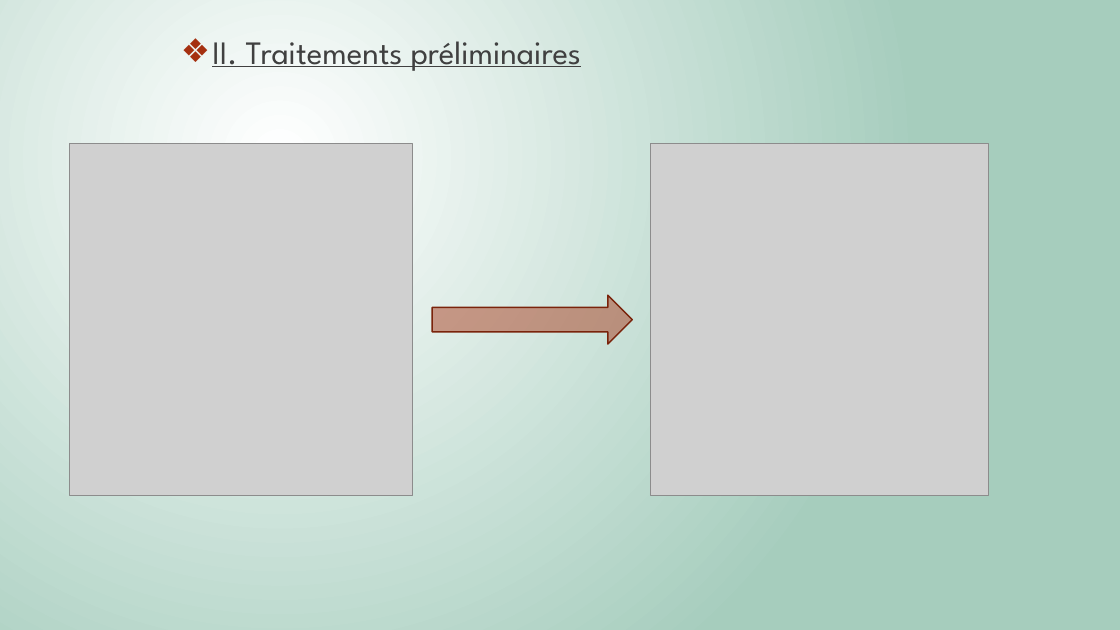
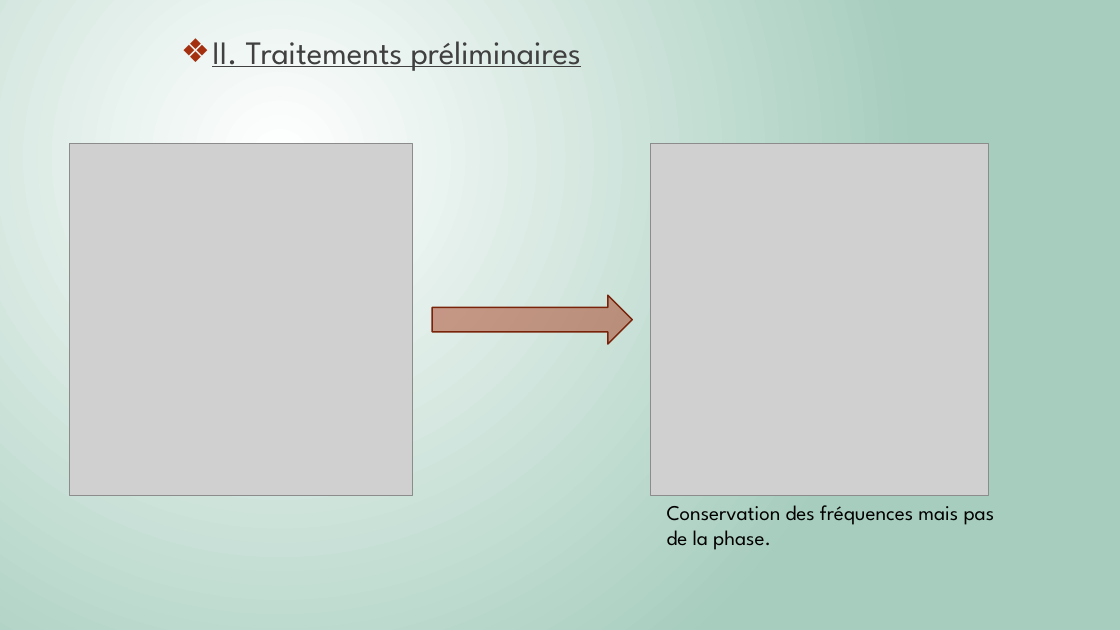
Before and after one commit to Killian-Herveau/PIMS, a slide deck: slide 7 of Pres_Avril/PresentationPIMSAvril.pptx. Drawn at 1120x630 pixels with LibreOffice and Linux fonts; fonts in the diff are those of the drawing; grey boxes stand for pictures. Boxes give left, top, right and bottom in pixels: in the first picture for what was removed or moved away, otherwise in the second. Text is boxed around its words. In the diff, an @@ line names an element or a change of style, - is before the commit and + after.

```diff
--- a/Pres_Avril/PresentationPIMSAvril.pptx
+++ b/Pres_Avril/PresentationPIMSAvril.pptx
@@ text added at (x1=667, y1=505, x2=995, y2=550), 18 pt, text #000000 @@
+Conservation des fréquences mais pas de la phase.
```
Also in this commit, not shown: 3 other slides changed, 3 other files.
